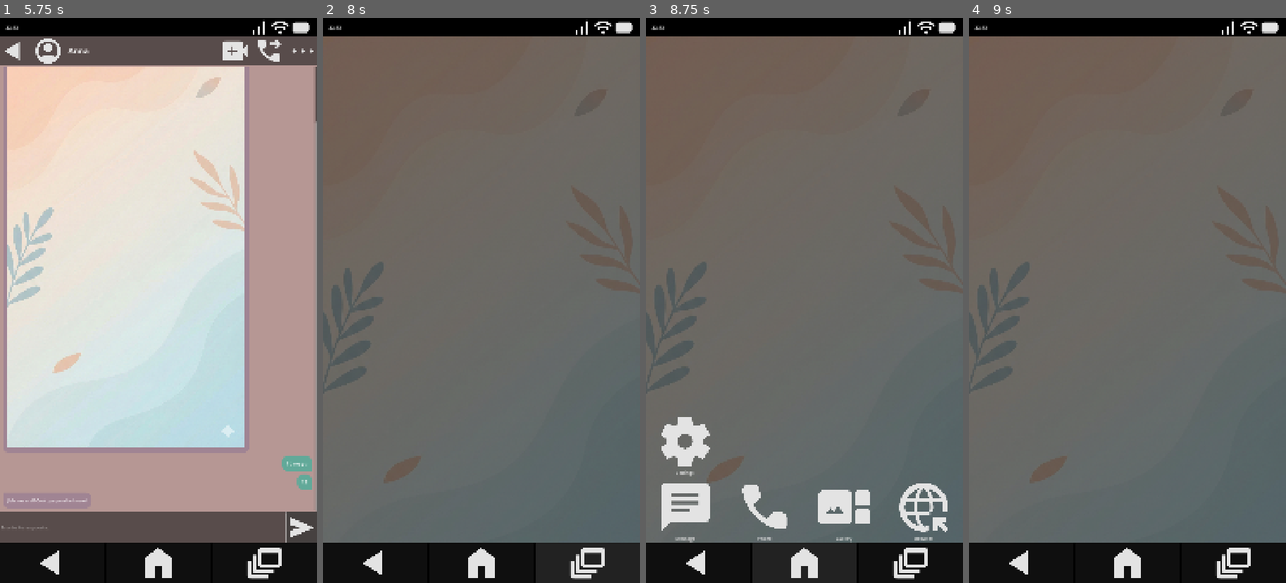
Above: before the commit, frames 1-4 (left to right).
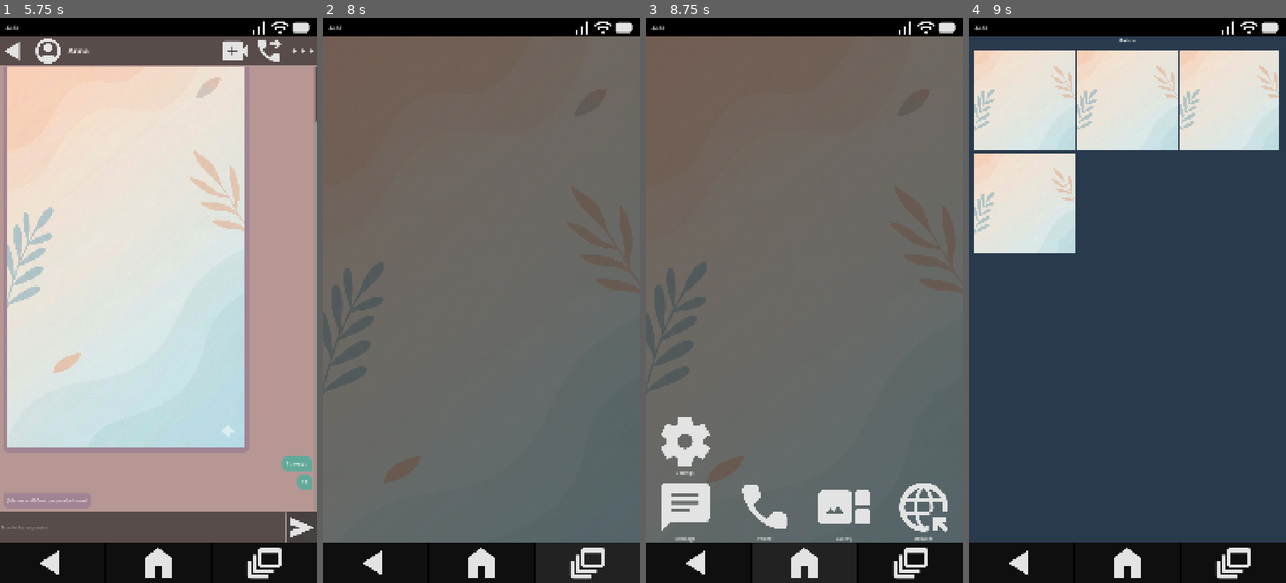
Above: after the commit, the same moments.

Repository: AlfredoCamarena/GD-Phone
Game: Godot game, scene res://_System/Main/main.tscn
The game is run twice, just before and just after one commit, with the same random seed, the same clock (stepped at 60 frames per second) and the same inputs.
Inputs (mouse positions are in pixels of both pictures, inside the frame that each line leads up to):
- Up to frame 1 (5.75 s): click "Message" at 0.5 s; click (158, 74) at 1.25 s; click (12, 85) at 2 s; click (12, 85) at 2.75 s; click "Sí, soy yo" at 3.5 s; click (142, 526) at 4.27 s; type "12" at 4.35 s; click (301, 526) at 5 s
- Up to frame 2 (8 s): click (481, 560) at 5.75 s; click "Phone" at 6.5 s; click (586, 560) at 7.25 s
- Up to frame 3 (8.75 s): click (804, 560) at 8 s
- Up to frame 4 (9 s): click "Gallery" at 8.75 s

Frames 1-3 are identical in both runs. In frame 4, 90% of the frame differs, in the area x 0-100%, y 3-93%.
Error in both runs: Cannot call method 'instantiate' on a null value. (res://_System/Main/main.gd:21)

Commit message:
Add gallery app with list of photos

Diff:
--- a/Apps/0_Home/home_app.tscn
+++ b/Apps/0_Home/home_app.tscn
@@ -7,6 +7,7 @@
 [ext_resource type="PackedScene" uid="uid://mfr371hjogct" path="res://Apps/1_Chat/chat_app.tscn" id="4_6o7eo"]
 [ext_resource type="Texture2D" uid="uid://c3ljkvgrcrrdr" path="res://_Assets/App Icons 256x265/browser_app_icon.png" id="5_pb8ib"]
 [ext_resource type="Texture2D" uid="uid://b6p0abcgr5qtw" path="res://_Assets/App Icons 256x265/settings_app_icon.png" id="6_iyp04"]
+[ext_resource type="PackedScene" uid="uid://cabx0s08jbd7k" path="res://Apps/2_Gallery/gallery_app.tscn" id="7_pb8ib"]
 
 [node name="HomeApp" type="Control"]
 layout_mode = 3
@@ -83,6 +84,7 @@
 disabled = false
 text = "Gallery"
 icon = ExtResource("4_4j4ky")
+app_scene = ExtResource("7_pb8ib")
 
 [node name="BrowserIcon" parent="VBoxContainer/Row1" instance=ExtResource("1_23q5x")]
 layout_mode = 2
--- /dev/null
+++ b/Apps/2_Gallery/PhotoThumbnail/photo_thumbnail.gd
@@ -0,0 +1,5 @@
+class_name PhotoThumbnail
+extends TextureButton
+
+func setup(photo: Texture2D) -> void:
+	texture_normal = photo
--- /dev/null
+++ b/Apps/2_Gallery/PhotoThumbnail/photo_thumbnail.tscn
@@ -0,0 +1,11 @@
+[gd_scene load_steps=2 format=3 uid="uid://bco2f5tc6jwnu"]
+
+[ext_resource type="Script" uid="uid://ctpqlqb78d42u" path="res://Apps/2_Gallery/PhotoThumbnail/photo_thumbnail.gd" id="1_wyxyp"]
+
+[node name="PhotoThumbnail" type="TextureButton"]
+custom_minimum_size = Vector2(100, 100)
+offset_right = 40.0
+offset_bottom = 40.0
+ignore_texture_size = true
+stretch_mode = 6
+script = ExtResource("1_wyxyp")
--- /dev/null
+++ b/Apps/2_Gallery/gallery_app.gd
@@ -0,0 +1,25 @@
+extends Control
+
+const THUMBNAIL_SCENE = preload("uid://bco2f5tc6jwnu")
+
+@export var initial_photos: Array[Texture2D] = []
+
+@onready var margin_container: MarginContainer = $VBoxContainer/MarginContainer
+@onready var photo_grid: GridContainer = %PhotoGrid
+
+func _ready() -> void:
+	for child in photo_grid.get_children():
+		child.queue_free()
+
+	var columns := photo_grid.columns
+	var screen_width := get_parent_area_size().x
+	var margins_width :=  margin_container.get_theme_constant(&"margin_left") * 2
+	var grid_separation := photo_grid.get_theme_constant(&"h_separation") * (columns - 1)
+	var cell_size := (screen_width - margins_width - grid_separation) / columns
+
+	for photo in initial_photos:
+		var thumb := THUMBNAIL_SCENE.instantiate() as PhotoThumbnail
+		photo_grid.add_child(thumb)
+		thumb.setup(photo)
+
+		thumb.custom_minimum_size = Vector2(cell_size, cell_size)
--- /dev/null
+++ b/Apps/2_Gallery/gallery_app.tscn
@@ -0,0 +1,55 @@
+[gd_scene load_steps=3 format=3 uid="uid://cabx0s08jbd7k"]
+
+[ext_resource type="Script" uid="uid://drcunfsic6kfr" path="res://Apps/2_Gallery/gallery_app.gd" id="1_1wjtb"]
+[ext_resource type="Texture2D" uid="uid://1o7wvfa15rv8" path="res://Data/Images/_default_wallpaper.png" id="2_8wvl7"]
+
+[node name="GalleryApp" type="Control"]
+layout_mode = 3
+anchors_preset = 15
+anchor_right = 1.0
+anchor_bottom = 1.0
+grow_horizontal = 2
+grow_vertical = 2
+script = ExtResource("1_1wjtb")
+initial_photos = Array[Texture2D]([ExtResource("2_8wvl7"), ExtResource("2_8wvl7"), ExtResource("2_8wvl7"), ExtResource("2_8wvl7")])
+
+[node name="Background" type="ColorRect" parent="."]
+layout_mode = 1
+anchors_preset = 15
+anchor_right = 1.0
+anchor_bottom = 1.0
+grow_horizontal = 2
+grow_vertical = 2
+color = Color(0.1643509, 0.22947311, 0.300465, 1)
+
+[node name="VBoxContainer" type="VBoxContainer" parent="."]
+layout_mode = 1
+anchors_preset = 15
+anchor_right = 1.0
+anchor_bottom = 1.0
+grow_horizontal = 2
+grow_vertical = 2
+
+[node name="Title" type="Label" parent="VBoxContainer"]
+layout_mode = 2
+size_flags_horizontal = 4
+text = "Galeria"
+
+[node name="MarginContainer" type="MarginContainer" parent="VBoxContainer"]
+layout_mode = 2
+size_flags_vertical = 3
+theme_override_constants/margin_left = 20
+theme_override_constants/margin_top = 20
+theme_override_constants/margin_right = 20
+theme_override_constants/margin_bottom = 20
+
+[node name="ScrollContainer" type="ScrollContainer" parent="VBoxContainer/MarginContainer"]
+layout_mode = 2
+size_flags_vertical = 3
+
+[node name="PhotoGrid" type="GridContainer" parent="VBoxContainer/MarginContainer/ScrollContainer"]
+unique_name_in_owner = true
+layout_mode = 2
+theme_override_constants/h_separation = 10
+theme_override_constants/v_separation = 10
+columns = 3
Not shown: 1 places in Apps/0_Home/home_app.tscn that only renumber resources
Not shown, added: Apps/2_Gallery/PhotoThumbnail/photo_thumbnail.gd.uid
Not shown, added: Apps/2_Gallery/gallery_app.gd.uid
